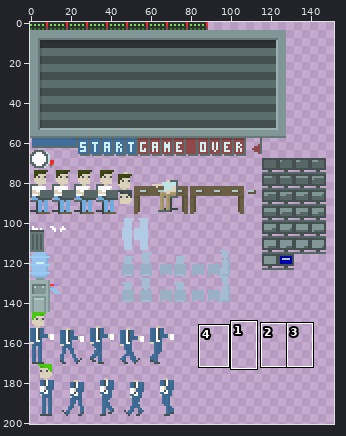
A sprite sheet gets an edit: images/typer_objects.png. Above, an overview of the earlier version with the close-up marked.
Close-up. Before the edit:
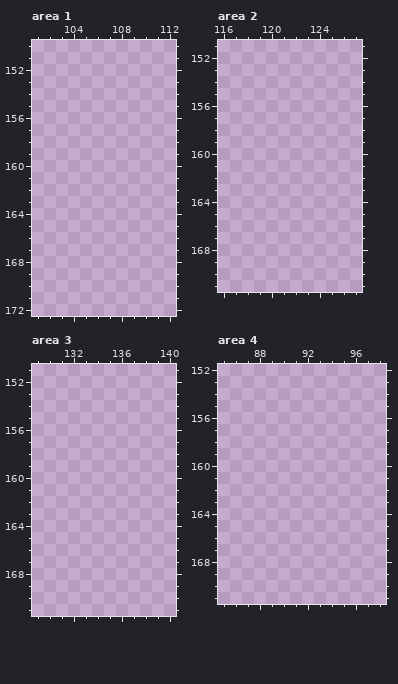
Colours within 5 levels of each other are drawn and written as one. Shown: area 1: x 101..112, y 150..172; area 2: x 116..127, y 151..171; area 3: x 129..140, y 151..171; area 4: x 85..98, y 152..171. The wide view leaves out empty margins. The commit also changed other parts of the picture, which this record leaves out.
Palette (. is transparent): 
New version:
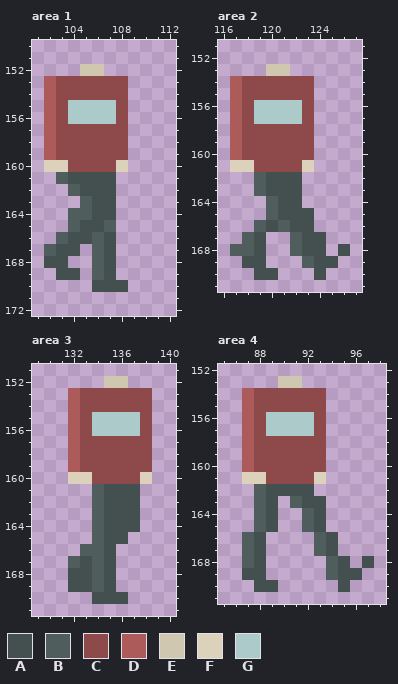
Colours new in this view: A #445050  B #4f5d5d  C #8e4a4a  D #ac5a5a  E #d0c7b1  F #dcd2bb  G #accaca
The exact change:
file 760x1165 -> 152x233 pixels (blocks of 5x5 -> 1x1; one block is one cell here)
Changed rows in their new state; - is an unchanged pixel.
Area 1:
first column x 102:
152 ---EE--
153 DCCCCCC
154 DCCCCCC
155 DCGGGGC
156 DCGGGGC
157 DCCCCCC
158 DCCCCCC
159 DCCCCCC
160 FFCCCCF
161 -BAAAA-
162 --BAAA-
163 ---BAA-
164 --BBAA-
165 --BAAB-
166 -BAABA-
167 BAA-BA-
168 AA--BA-
169 -AA-BA-
170 ----AAA
Area 2:
first column x 117:
153 ---EE-----
154 DCCCCCC---
155 DCCCCCC---
156 DCGGGGC---
157 DCGGGGC---
158 DCCCCCC---
159 DCCCCCC---
160 DCCCCCC---
161 FFCCCCF---
162 --BAAA----
163 --BAAA----
164 ---BAA----
165 ---BAAA---
166 --BABAA---
167 -BA--BAA--
168 BBA--BAA-A
169 -AA---BAA-
170 --AA---A--
Area 3:
first column x 132:
152 ---EE--
153 DCCCCCC
154 DCCCCCC
155 DCGGGGC
156 DCGGGGC
157 DCCCCCC
158 DCCCCCC
159 DCCCCCC
160 FFCCCCF
161 --BAAA-
162 --BAAA-
163 --BAAA-
164 --BAAA-
165 --BAA--
166 -BBA---
167 BABA---
168 AABA---
169 AABA---
170 --AAA--
Area 4:
first column x 87:
153 ---EE------
154 DCCCCCC----
155 DCCCCCC----
156 DCGGGGC----
157 DCGGGGC----
158 DCCCCCC----
159 DCCCCCC----
160 DCCCCCC----
161 FFCCCCF----
162 -BAAAA-----
163 -BA-BAA----
164 -BA--BA----
165 -BA--BA----
166 BA----BA---
167 BA----BA---
168 BA-----BA-A
169 AA-----BAA-
170 -AA-----A--
Boxes around the changes in both close-ups, in picture pixels (x1, y1, x2, y2):
added: (44, 64, 128, 292)
added: (230, 64, 350, 280)
added: (68, 376, 152, 604)
added: (242, 376, 374, 592)
